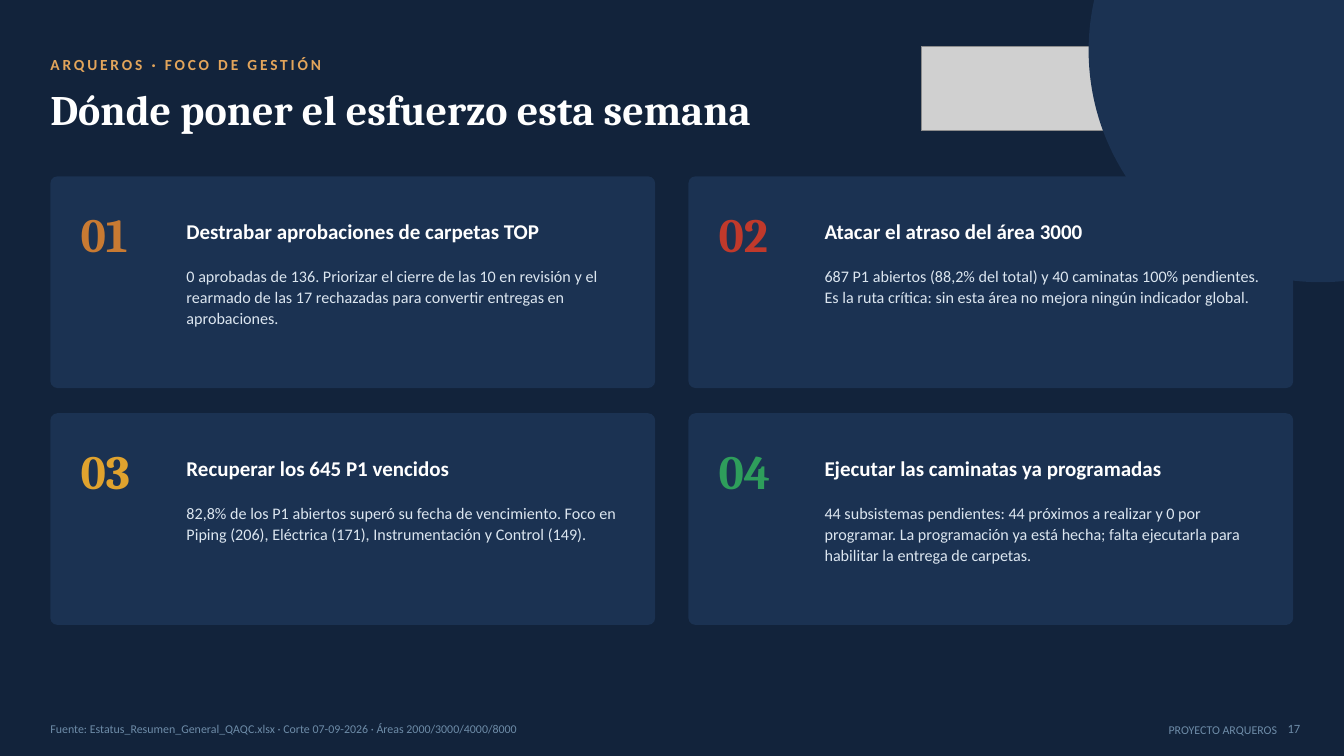
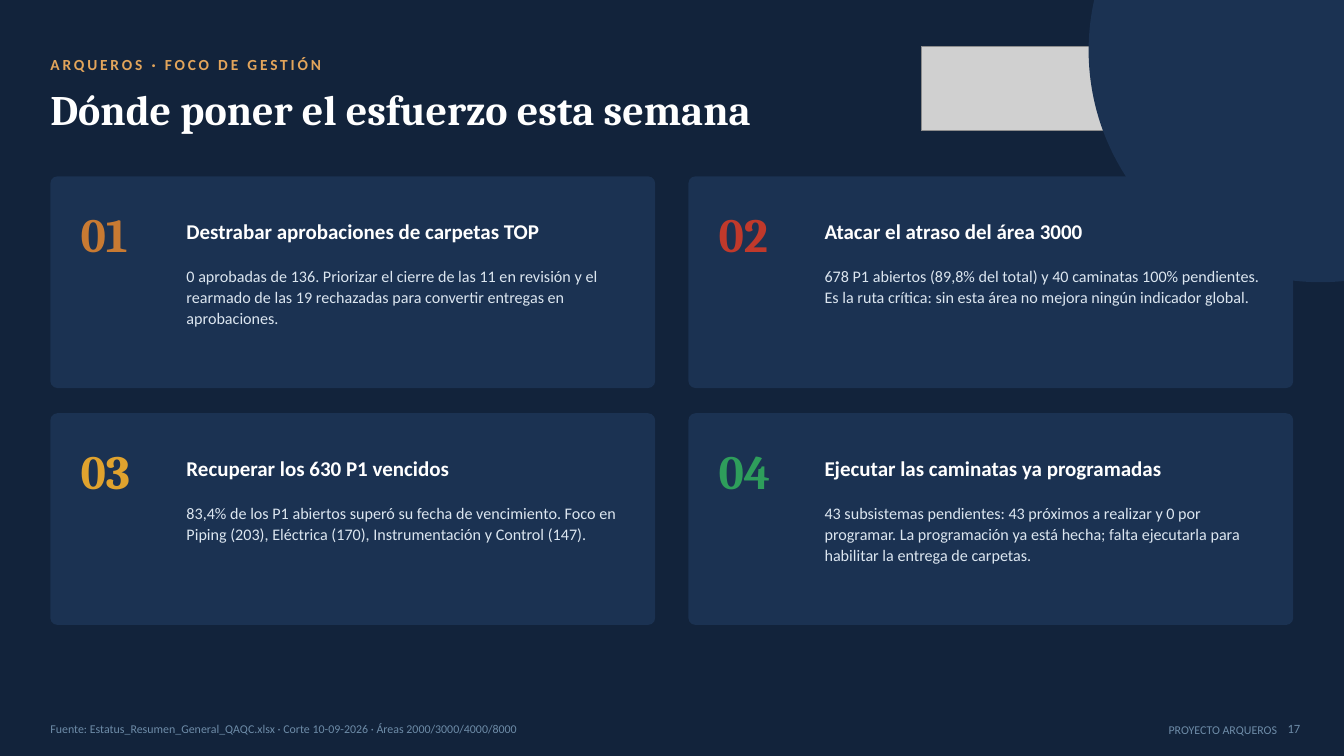
Before and after one commit to tdkvalex/Dashboard-HSEQ, a slide deck: slide 17 of panel_control_TOP_P1/Panel_Control_TOP_P1.pptx. Drawn at 1344x756 pixels with LibreOffice and Linux fonts; fonts in the diff are those of the drawing; grey boxes stand for pictures. Boxes give left, top, right and bottom in pixels: in the first picture for what was removed or moved away, otherwise in the second. Text is boxed around its words. In the diff, an @@ line names an element or a change of style, - is before the commit and + after.

```diff
--- a/panel_control_TOP_P1/Panel_Control_TOP_P1.pptx
+++ b/panel_control_TOP_P1/Panel_Control_TOP_P1.pptx
@@ text at [186, 271, 598, 327]: text changed @@
-0 aprobadas de 136. Priorizar el cierre de las 10 en revisión y el rearmado de las 17 rechazadas para convertir entregas en aprobaciones.
+0 aprobadas de 136. Priorizar el cierre de las 11 en revisión y el rearmado de las 19 rechazadas para convertir entregas en aprobaciones.
@@ text at [825, 270, 1259, 306]: text changed @@
-687 P1 abiertos (88,2% del total) y 40 caminatas 100% pendientes. Es la ruta crítica: sin esta área no mejora ningún indicador global.
+678 P1 abiertos (89,8% del total) y 40 caminatas 100% pendientes. Es la ruta crítica: sin esta área no mejora ningún indicador global.
@@ text at [186, 461, 449, 480]: text changed @@
-Recuperar los 645 P1 vencidos
+Recuperar los 630 P1 vencidos
@@ text at [186, 508, 615, 543]: text changed @@
-82,8% de los P1 abiertos superó su fecha de vencimiento. Foco en Piping (206), Eléctrica (171), Instrumentación y Control (149).
+83,4% de los P1 abiertos superó su fecha de vencimiento. Foco en Piping (203), Eléctrica (170), Instrumentación y Control (147).
@@ text at [825, 508, 1240, 564]: text changed @@
-44 subsistemas pendientes: 44 próximos a realizar y 0 por programar. La programación ya está hecha; falta ejecutarla para habilitar la entrega de carpetas.
+43 subsistemas pendientes: 43 próximos a realizar y 0 por programar. La programación ya está hecha; falta ejecutarla para habilitar la entrega de carpetas.
@@ text at [50, 723, 516, 735]: text changed @@
-Fuente: Estatus_Resumen_General_QAQC.xlsx · Corte 07-09-2026 · Áreas 2000/3000/4000/8000
+Fuente: Estatus_Resumen_General_QAQC.xlsx · Corte 10-09-2026 · Áreas 2000/3000/4000/8000
```
Also in this commit, not shown: 11 other slides changed, 5 other files.
